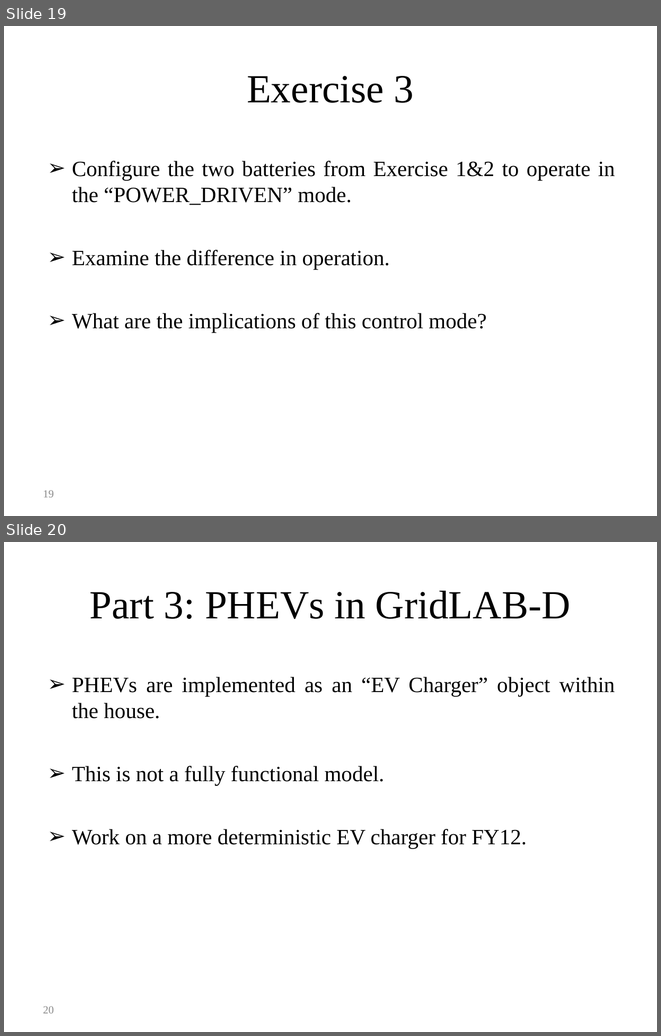
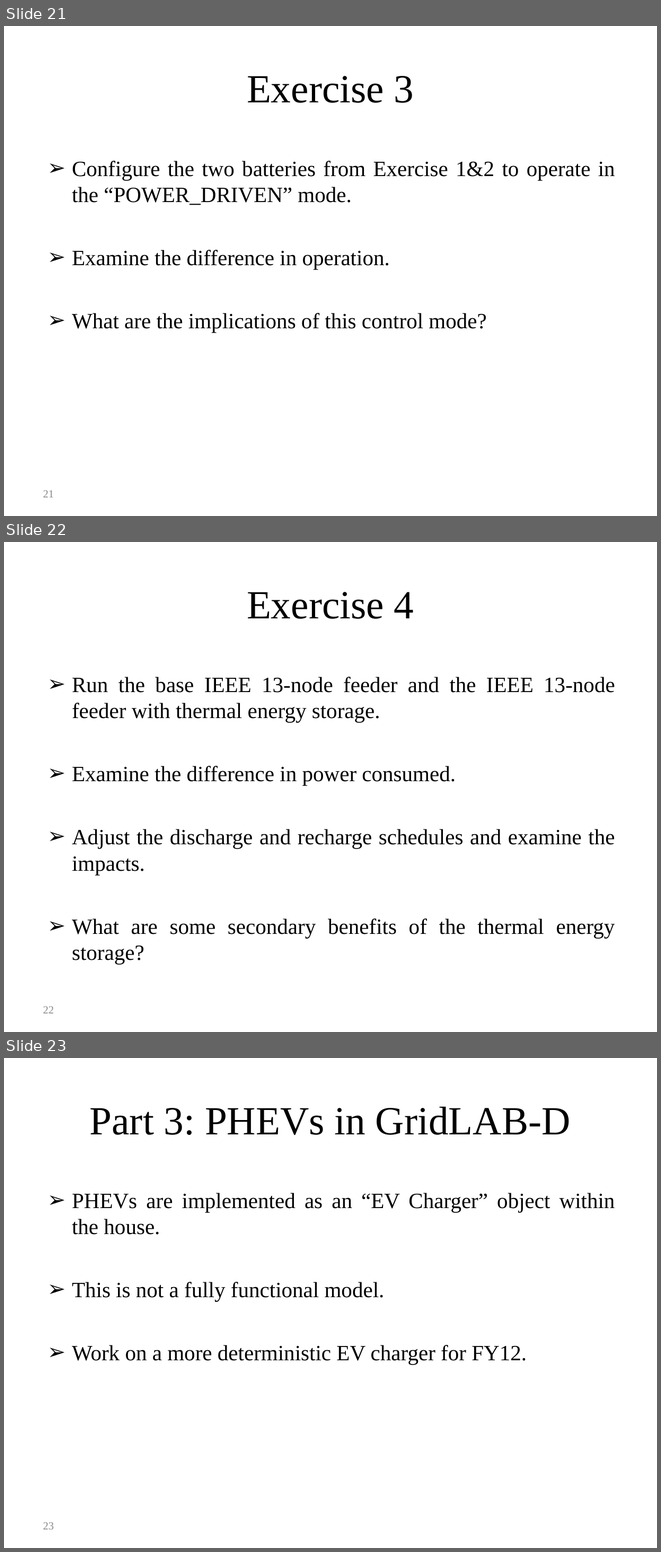
Before and after one commit to gridlab-d/course, a slide deck: ThreeDayCourse_v22/Day3/4.0 - Energy_Storage_and_PHEVs.ppt. Shown one above the other, each under a label of ours: slides 19 and 20 before the commit, slides 21, 22 and 23 after it. The pictures are 661x1036 and 661x1552 pixels, drawn with LibreOffice and Linux fonts; fonts in the diff are those of the drawing. Boxes give left, top, right and bottom in pixels: in the first picture for what was removed or moved away, otherwise in the second. Text is boxed around its words. In the diff, an @@ line names an element or a change of style, - is before the commit and + after.

Commit message:
Updates to energy storage portions to include thermal energy storage example

```diff
--- a/ThreeDayCourse_v22/Day3/4.0 - Energy_Storage_and_PHEVs.ppt
+++ b/ThreeDayCourse_v22/Day3/4.0 - Energy_Storage_and_PHEVs.ppt
@@ slide 22 added at box(4, 542, 657, 1032), background #FFFFFF @@
@@ title added at box(247, 592, 414, 619), 44 pt, text #000000 @@
+Exercise 4
@@ text added at box(72, 677, 615, 964), 24 pt, text #000000 @@
+➢ Run the base IEEE 13-node feeder and the IEEE 13-node feeder with thermal energy storage.
+➢ Examine the difference in power consumed.
+➢ Adjust the discharge and recharge schedules and examine the impacts.
+➢ What are some secondary benefits of the thermal energy storage?
@@ page number added at box(43, 1006, 54, 1013), 12 pt, text #898989 @@
+22
@@ what was slide 19 is now slide 21 @@
@@ page number at box(43, 490, 54, 497): text changed @@
-19
+21
@@ what was slide 20 is now slide 23 @@
@@ page number at box(43, 1522, 54, 1529): text changed @@
-20
+23
```
Also in this commit, not shown: 3 slides changed, 2 other slides added, 25 other files.
